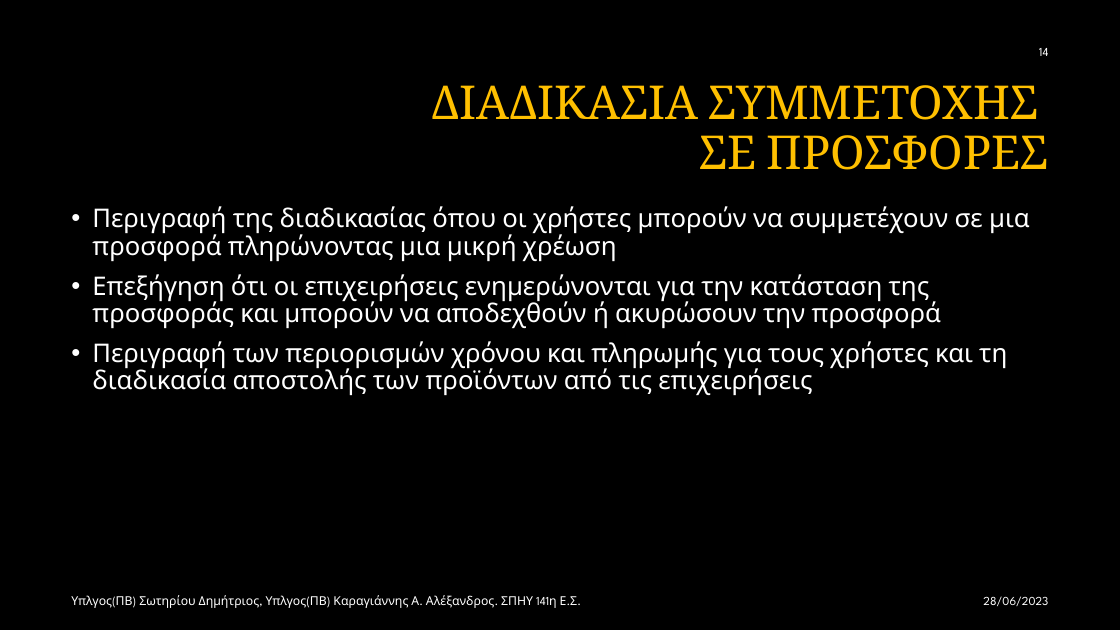
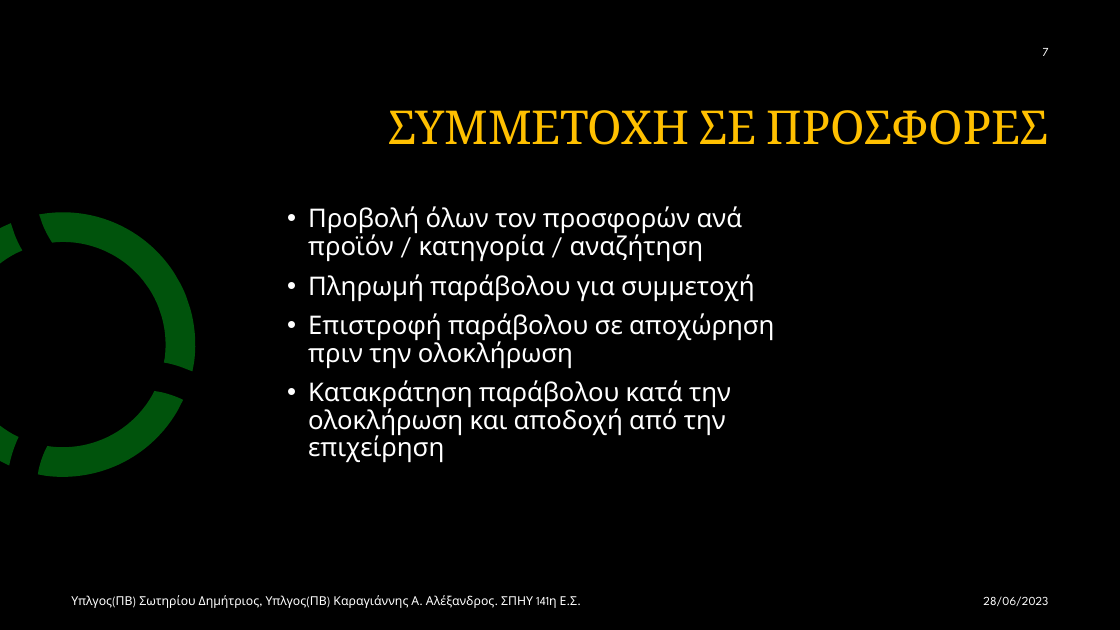
Before and after one commit to Alan-III/GroupBuy, a slide deck: slide 16 of GroupBuy.pptx (slide 14 before the commit). Drawn at 1120x630 pixels with LibreOffice and Linux fonts; fonts in the diff are those of the drawing; background and template pictures are left out. Boxes give left, top, right and bottom in pixels: in the first picture for what was removed or moved away, otherwise in the second. Text is boxed around its words. In the diff, an @@ line names an element or a change of style, - is before the commit and + after.

Commit message:
presentation complete

```diff
--- a/GroupBuy.pptx
+++ b/GroupBuy.pptx
@@ text at (1042,48,1048,56): text changed @@
-14
+7
@@ title at (388,110,1049,145): text changed @@
-ΔΙΑΔΙΚΑΣΙΑ ΣΥΜΜΕΤΟΧΗΣ
-ΣΕ ΠΡΟΣΦΟΡΕΣ
+ΣΥΜΜΕΤΟΧΗ ΣΕ ΠΡΟΣΦΟΡΕΣ
@@ freeform shape added at (0,192,217,498), fill #00530C @@
@@ text removed at (92,206,1030,395) @@
-• Περιγραφή της διαδικασίας όπου οι χρήστες μπορούν να συμμετέχουν σε μια προσφορά πληρώνοντας μια μικρή χρέωση
-• Επεξήγηση ότι οι επιχειρήσεις ενημερώνονται για την κατάσταση της προσφοράς και μπορούν να αποδεχθούν ή ακυρώσουν την προσφορά
-• Περιγραφή των περιορισμών χρόνου και πληρωμής για τους χρήστες και τη διαδικασία αποστολής των προϊόντων από τις επιχειρήσεις
@@ text added at (308,206,774,462), 22 pt, text #FFFFFF @@
+• Προβολή όλων τον προσφορών ανά προϊόν / κατηγορία / αναζήτηση
+• Πληρωμή παράβολου για συμμετοχή
+• Επιστροφή παράβολου σε αποχώρηση πριν την ολοκλήρωση
+• Κατακράτηση παράβολου κατά την ολοκλήρωση και αποδοχή από την επιχείρηση
```
Also in this commit, not shown: 17 other slides changed, 4 slides added, 5 other files.
